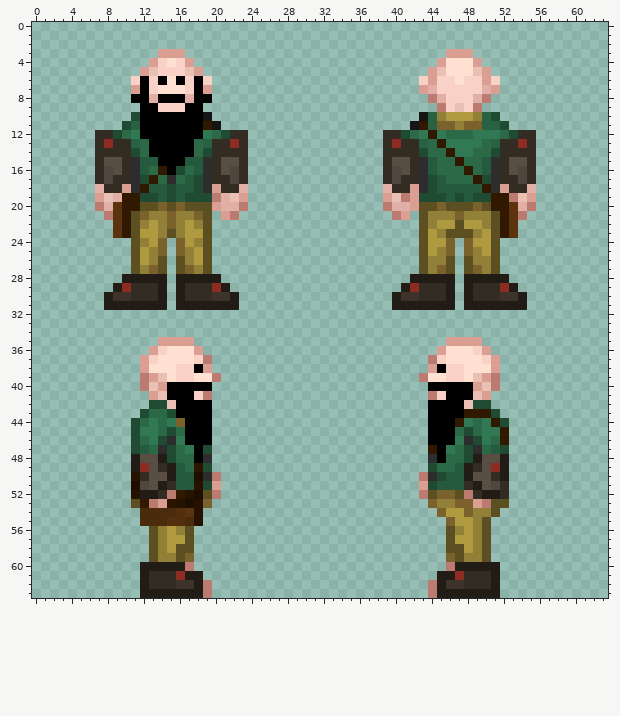
A pixel-art sprite gets an edit: code/modules/unit_tests/screenshots/screenshot_humanoids__datum_species_dwarf.png. This is how it looked before the edit.
The file is 64x64 pixels. Colours within 5 levels of each other are drawn and written as one.
Now the later version:
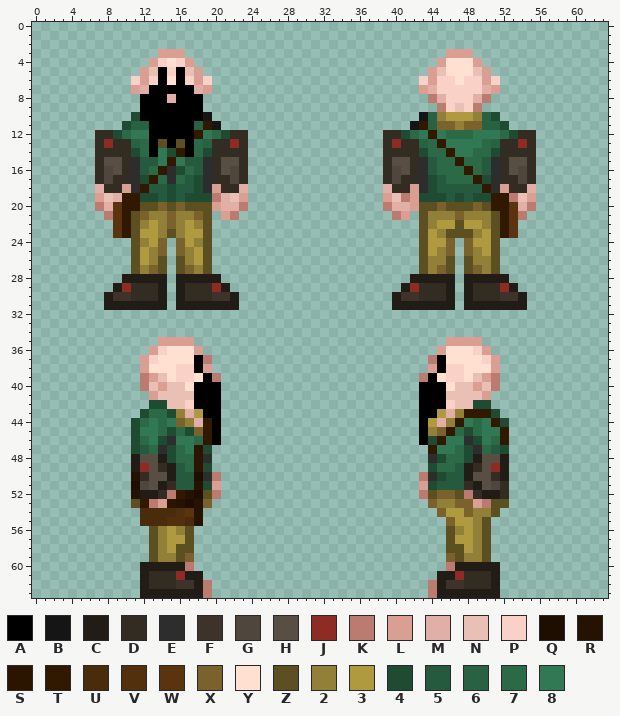
Palette (. is transparent): A #000000  B #151515  C #211c16  D #332c23  E #2d2d2d  F #3d332a  G #4f463d  H #584e44  J #8e2b22  K #bc7b71  L #da9e92  M #e1afa6  N #eabfb4  P #f9d1c6  Q #1d0e00  R #251200  S #2b1500  T #311800  U #4a2b0b  V #522f0d  W #5b340f  X #7b622d  Y #ffe0d1  Z #5c5023  2 #928038  3 #af9a40  4 #1f4b32  5 #255a3e  6 #286242  7 #2c6946  8 #317955
From old to new:
{"y":5,"x":14,"old":"P","new":"A"}
{"y":5,"x":16,"old":"P","new":"A"}
{"y":6,"x":12,"old":"A","new":"L"}
{"y":6,"x":18,"old":"A","new":"L"}
{"y":7,"x":12,"old":"APYYYPA","new":"MAAAAAM"}
{"y":8,"x":11,"old":"A","new":"."}
{"y":8,"x":13,"old":"M","new":"A"}
{"y":8,"x":15,"old":"A","new":"M"}
{"y":8,"x":17,"old":"M","new":"A"}
{"y":8,"x":19,"old":"A","new":"."}
{"y":9,"x":14,"old":"PPP","new":"AAA"}
{"y":11,"x":12,"old":"A","new":"6"}
{"y":11,"x":18,"old":"A","new":"6"}
{"y":12,"x":12,"old":"A","new":"8"}
{"y":12,"x":18,"old":"A","new":"T"}
{"y":13,"x":14,"old":"A","new":"Z"}
{"y":13,"x":16,"old":"A","new":"Z"}
{"y":14,"x":14,"old":"AAA","new":"84T"}
{"y":15,"x":14,"old":"AAA","new":"8T8"}
{"y":16,"x":15,"old":"A","new":"E"}
{"y":37,"x":18,"old":"P","new":"A"}
{"y":37,"x":45,"old":"P","new":"A"}
{"y":39,"x":19,"old":"Y","new":"A"}
{"y":39,"x":44,"old":"Y","new":"A"}
{"y":40,"x":15,"old":"AAA","new":"NNY"}
{"y":40,"x":20,"old":".","new":"A"}
{"y":40,"x":43,"old":".","new":"A"}
{"y":40,"x":46,"old":"AAA","new":"YNN"}
{"y":41,"x":15,"old":"AAAPK.","new":"NNNAAA"}
{"y":41,"x":43,"old":".KPAAA","new":"AAANNN"}
{"y":42,"x":16,"old":"AA","new":"NP"}
{"y":42,"x":20,"old":".","new":"A"}
{"y":42,"x":43,"old":".","new":"A"}
{"y":42,"x":46,"old":"AA","new":"PN"}
{"y":43,"x":16,"old":"AAA","new":"2M3"}
{"y":43,"x":20,"old":".","new":"A"}
{"y":43,"x":43,"old":".","new":"A"}
{"y":43,"x":45,"old":"AAA","new":"3M2"}
{"y":44,"x":17,"old":"AAA.","new":"2MTA"}
{"y":44,"x":43,"old":".AAA","new":"A3M2"}
{"y":45,"x":17,"old":"AAA.","new":"4XTA"}
{"y":45,"x":43,"old":".AAA","new":"A2XT"}
{"y":46,"x":17,"old":"AAA.","new":"87TA"}
{"y":46,"x":43,"old":".AAA","new":"A4T8"}
{"y":47,"x":18,"old":"A","new":"S"}
{"y":47,"x":45,"old":"A","new":"8"}
{"y":48,"x":18,"old":"A","new":"S"}
{"y":48,"x":45,"old":"A","new":"4"}
